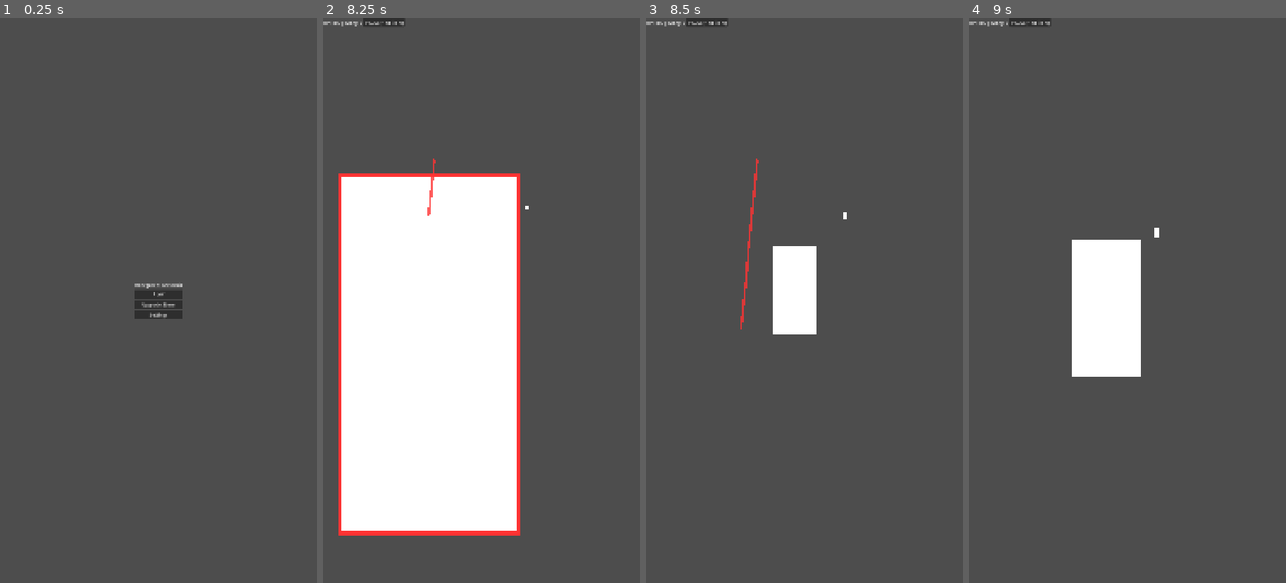
Above: before the commit, frames 1-4 (left to right).
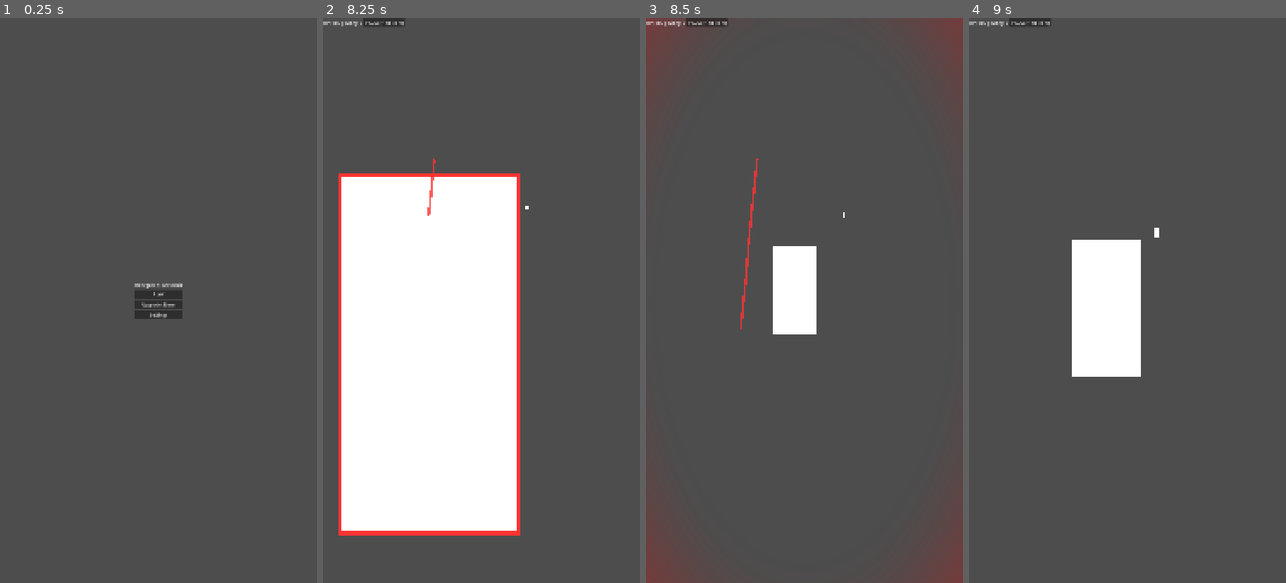
Above: after the commit, the same moments.

Repository: Tom-the-Human/Berserkir-Slice-n-Defend
Game: Godot game, scene res://Core/main.tscn
The game is run twice, just before and just after one commit, with the same random seed, the same clock (stepped at 60 frames per second) and the same inputs.
Inputs (mouse positions are in pixels of both pictures, inside the frame that each line leads up to):
- Up to frame 1 (0.25 s): no input
- Up to frame 2 (8.25 s): click "PLAY" at 0.5 s; click "PAUSE(find icon!)" at 1.25 s; click "Resume" at 2 s; tap Enter at 2.75 s; move the mouse to (551, 272) at 2.77 s; click (551, 272) at 2.92 s; tap Space at 3.5 s; drag from (418, 328) to (538, 193) at 3.52 s; move the mouse to (513, 176) at 4.27 s; click (513, 176) at 4.42 s; drag from (465, 413) to (386, 215) at 5.02 s; move the mouse to (576, 385) at 5.77 s; click (576, 385) at 5.92 s; drag from (386, 215) to (433, 159) at 6.52 s; move the mouse to (497, 300) at 7.27 s; click (497, 300) at 7.42 s; drag from (433, 159) to (418, 328) at 8.02 s
- Up to frame 3 (8.5 s): no input
- Up to frame 4 (9 s): move the mouse to (1197, 272) at 8.77 s; click (1197, 272) at 8.92 s

Frames 1-2 are identical in both runs. In frame 3, 2.1% of the frame differs, in the area x 0-100%, y 0-100%; in frame 4, nothing differs.

Commit message:
added VFX for shield cut and player damage

Diff:
--- a/Core/main.gd
+++ b/Core/main.gd
@@ -10,6 +10,9 @@
 @onready var stats_label = %StatsLabel # shown at game over (probably rename)
 
 @onready var screen_blood = $UIManager/ScreenBlood
+@onready var damage_flash = $UIManager/DamageFlash
+@onready var camera = $Camera2D
+var current_shake_strength := 0.0
 
 var player_health := Global.max_health
 
@@ -30,6 +33,16 @@
 	game_over_screen.hide()
 	upgrade_store.hide()
 	main_menu.show()
+
+func _process(delta: float) -> void:
+	if current_shake_strength > 0:
+		# random offset camera by current strength
+		camera.offset = Vector2(
+			randf_range(-current_shake_strength, current_shake_strength),
+			randf_range(-current_shake_strength, current_shake_strength)
+		)
+		# rapidly degrade back to 0,0
+		current_shake_strength = lerpf(current_shake_strength, 0.0, 15.0 * delta)
 
 
 func start_new_run() -> void:
@@ -88,8 +101,29 @@
 		game_over_screen.show()
 
 	player_health -= damage
+	trigger_player_hit_vfx()
 	# debug/placeholder
 	print("Hit! Player health now ", player_health)
+
+func trigger_player_hit_vfx() -> void:
+	var health_ratio: float = float(player_health) / float(Global.max_health)
+	# invert so 1.0 means dead, 0.0 means full health
+	var missing_health_ratio := 1.0 - health_ratio
+
+	# screen shake
+	current_shake_strength = 10.0 + (40.0 * missing_health_ratio) # tweak!
+
+	# damage flash
+	var dynamic_radius := lerpf(0.5, 0.0, missing_health_ratio)
+	damage_flash.material.set_shader_parameter("vignette_radius", dynamic_radius)
+	damage_flash.show()
+	var tween = create_tween()
+	# fade out is in secs, make very fast!
+	tween.tween_method(
+		func(val: float): damage_flash.material.set_shader_parameter("intensity", val),
+		1.0, 0.0, 0.3
+	)
+	tween.tween_callback(damage_flash.hide)
 
 func _on_enemy_killed() -> void:
 	run_kills += 1
--- a/Core/main.tscn
+++ b/Core/main.tscn
@@ -7,11 +7,21 @@
 [ext_resource type="PackedScene" uid="uid://bun0584ros584" path="res://Enemy-sys/peasant.tscn" id="5_okbgg"]
 [ext_resource type="PackedScene" uid="uid://r8b4i7cgbtyu" path="res://Enemy-sys/spearman.tscn" id="6_84tve"]
 [ext_resource type="Shader" uid="uid://dapbwnu5tjnlo" path="res://VFX/screen_blood.gdshader" id="7_okbgg"]
+[ext_resource type="Shader" uid="uid://be3wbsm1760l" path="res://VFX/damage_flash.gdshader" id="8_84tve"]
 
 [sub_resource type="ShaderMaterial" id="ShaderMaterial_84tve"]
 shader = ExtResource("7_okbgg")
 shader_parameter/drip_amount = 0.0
 shader_parameter/blood_color = Color(0.6, 0, 0, 1)
+
+[sub_resource type="ShaderMaterial" id="ShaderMaterial_c1vl6"]
+shader = ExtResource("8_84tve")
+shader_parameter/intensity = 0.0
+shader_parameter/vignette_radius = 0.5
+shader_parameter/vignette_softness = 0.5
+shader_parameter/color1 = Color(1, 0, 0, 1)
+shader_parameter/color2 = Color(1, 1, 1, 1)
+shader_parameter/flash_speed = 30.0
 
 [node name="Main" type="Node2D" unique_id=1991437905]
 y_sort_enabled = true
@@ -37,6 +47,24 @@
 [node name="UIManager" type="CanvasLayer" parent="." unique_id=1858374009]
 process_mode = 3
 
+[node name="ScreenBlood" type="ColorRect" parent="UIManager" unique_id=65117965]
+visible = false
+material = SubResource("ShaderMaterial_84tve")
+anchors_preset = 15
+anchor_right = 1.0
+anchor_bottom = 1.0
+grow_horizontal = 2
+grow_vertical = 2
+
+[node name="DamageFlash" type="ColorRect" parent="UIManager" unique_id=27043387]
+visible = false
+material = SubResource("ShaderMaterial_c1vl6")
+anchors_preset = 15
+anchor_right = 1.0
+anchor_bottom = 1.0
+grow_horizontal = 2
+grow_vertical = 2
+
 [node name="HUD" type="Control" parent="UIManager" unique_id=390099392]
 unique_name_in_owner = true
 visible = false
@@ -141,11 +169,12 @@
 
 [node name="GameOverScreen" type="Control" parent="UIManager" unique_id=313627088]
 unique_name_in_owner = true
-visible = false
-layout_mode = 3
-anchors_preset = 15
-anchor_right = 1.0
-anchor_bottom = 1.0
+layout_mode = 3
+anchors_preset = 8
+anchor_left = 0.5
+anchor_top = 0.5
+anchor_right = 0.5
+anchor_bottom = 0.5
 grow_horizontal = 2
 grow_vertical = 2
 
@@ -178,9 +207,15 @@
 [node name="UpgradeStore" type="Control" parent="UIManager" unique_id=39273100]
 unique_name_in_owner = true
 layout_mode = 3
-anchors_preset = 0
-offset_right = 40.0
-offset_bottom = 40.0
+anchors_preset = 8
+anchor_left = 0.5
+anchor_top = 0.5
+anchor_right = 0.5
+anchor_bottom = 0.5
+grow_horizontal = 2
+grow_vertical = 2
+size_flags_horizontal = 4
+size_flags_vertical = 4
 
 [node name="VBoxContainer" type="VBoxContainer" parent="UIManager/UpgradeStore" unique_id=563822460]
 layout_mode = 0
@@ -215,14 +250,8 @@
 layout_mode = 2
 text = "Back"
 
-[node name="ScreenBlood" type="ColorRect" parent="UIManager" unique_id=65117965]
-visible = false
-material = SubResource("ShaderMaterial_84tve")
-anchors_preset = 15
-anchor_right = 1.0
-anchor_bottom = 1.0
-grow_horizontal = 2
-grow_vertical = 2
+[node name="Camera2D" type="Camera2D" parent="." unique_id=923471005]
+anchor_mode = 0
 
 [connection signal="pressed" from="UIManager/HUD/MarginContainer/HBoxContainer/PauseButton" to="." method="_on_pause_button_pressed"]
 [connection signal="pressed" from="UIManager/MainMenu/VBoxContainer/PlayButton" to="." method="_on_play_button_pressed"]
--- a/Enemy-sys/enemy.gd
+++ b/Enemy-sys/enemy.gd
@@ -13,6 +13,7 @@
 
 @onready var polygon_node: Polygon2D = $Body/Polygon2D
 @export var blood_spray_scene: PackedScene
+@export var wood_spray_scene: PackedScene
 
 # hit zone entered outline
 var outline_line: Line2D
@@ -87,10 +88,18 @@
 	# check for shield
 	var shield = get_node_or_null("Shield")
 	if remaining_pierces > 0 and shield and not shield.is_broken:
-		var hit_shield = shield.apply_cut(swipe_points, swipe_dir)
-		if hit_shield:
+		var hit_shield_rb = shield.apply_cut(swipe_points, swipe_dir)
+		if hit_shield_rb:
 			remaining_pierces -= 1
 			parts_hit += 1
+			if wood_spray_scene:
+				var splinters = wood_spray_scene.instantiate()
+				var cut_pos = Geometry2D.get_closest_point_to_segment(shield.global_position, swipe_points[0], swipe_points[-1])
+
+				hit_shield_rb.add_child(splinters)
+				splinters.global_position = cut_pos
+				splinters.z_index = hit_shield_rb.z_index + 1
+				splinters.spray(swipe_dir, scale.x)
 
 	# check for armor
 	var armor = get_node_or_null("Armor")
--- a/Enemy-sys/enemy.tscn
+++ b/Enemy-sys/enemy.tscn
@@ -2,11 +2,13 @@
 
 [ext_resource type="Script" uid="uid://cdngpna4tpe23" path="res://Enemy-sys/enemy.gd" id="1_h4rym"]
 [ext_resource type="Script" uid="uid://rs36gbbcnll6" path="res://Enemy-sys/sliceable_part.gd" id="2_qhfmm"]
+[ext_resource type="PackedScene" uid="uid://cr7auwplc84t6" path="res://VFX/wood_spray.tscn" id="3_ao7r4"]
 [ext_resource type="PackedScene" uid="uid://dw3ydbmyle5o5" path="res://VFX/blood_spray.tscn" id="3_m1veg"]
 
 [node name="Enemy" type="Area2D" unique_id=1703952146 groups=["enemies"]]
 script = ExtResource("1_h4rym")
 blood_spray_scene = ExtResource("3_m1veg")
+wood_spray_scene = ExtResource("3_ao7r4")
 
 [node name="CollisionPolygon2D" type="CollisionPolygon2D" parent="." unique_id=2022778578]
 polygon = PackedVector2Array(-32, -64, 32, -64, 32, 64, -32, 64)
--- a/VFX/blood_spray.gd
+++ b/VFX/blood_spray.gd
@@ -1,11 +1,11 @@
 extends CPUParticles2D
 
-func spray(swipe_dir: Vector2, body_scale: float) -> void:
+func spray(swipe_dir: Vector2, enemy_scale: float) -> void:
 	# scale and velocity (tweak!)
-	scale_amount_min = 2.0 * body_scale
-	scale_amount_max = 4.0 * body_scale
-	initial_velocity_min = 400.0 * body_scale
-	initial_velocity_max = 800.0 * body_scale
+	scale_amount_min = 2.0 * enemy_scale
+	scale_amount_max = 4.0 * enemy_scale
+	initial_velocity_min = 400.0 * enemy_scale
+	initial_velocity_max = 800.0 * enemy_scale
 
 	# convert swipe vector to angle
 	direction = swipe_dir
--- /dev/null
+++ b/VFX/damage_flash.gdshader
@@ -0,0 +1,31 @@
+shader_type canvas_item;
+
+uniform float intensity : hint_range(0.0, 1.0) = 0.0;
+uniform float vignette_radius : hint_range(0.0, 1.0) = 0.5;
+uniform float vignette_softness : hint_range(0.0, 1.0) = 0.5;
+
+// Colors to rapidly flash between
+uniform vec4 color1 : source_color = vec4(1.0, 0.0, 0.0, 1.0); // Red
+uniform vec4 color2 : source_color = vec4(1.0, 1.0, 1.0, 1.0); // White
+
+// How fast it alternates (higher = faster strobe)
+uniform float flash_speed = 30.0;
+
+void fragment() {
+    // 1. Calculate distance from the exact center of the screen (0.5, 0.5)
+    float dist = distance(UV, vec2(0.5, 0.5));
+
+    // 2. Create the vignette ring based on radius and softness
+    float vignette = smoothstep(vignette_radius, vignette_radius + vignette_softness, dist);
+
+    // 3. Create the strobe effect
+    // fract() loops from 0.0 to 1.0 based on TIME * speed.
+    // step(0.5, ...) turns that smooth loop into a hard 0 or 1 snap!
+    float flash_mix = step(0.5, fract(TIME * flash_speed));
+
+    // 4. Snap between Red and White based on the strobe
+    vec4 flash_color = mix(color1, color2, flash_mix);
+
+    // 5. Apply the colors, masked by the vignette and the tweened intensity
+    COLOR = vec4(flash_color.rgb, flash_color.a * vignette * intensity);
+}
--- /dev/null
+++ b/VFX/wood_spray.tscn
@@ -0,0 +1,13 @@
+[gd_scene format=3 uid="uid://cr7auwplc84t6"]
+
+[ext_resource type="Script" uid="uid://hvrd4otk1aj2" path="res://wood_spray.gd" id="1_bbiug"]
+
+[node name="WoodSpray" type="CPUParticles2D" unique_id=351144879]
+emitting = false
+lifetime = 0.5
+one_shot = true
+explosiveness = 0.97
+angle_min = -720.0
+angle_max = 720.0
+color = Color(0.54509807, 0.3529412, 0.16862746, 1)
+script = ExtResource("1_bbiug")
--- /dev/null
+++ b/default_bus_layout.tres
@@ -0,0 +1,27 @@
+[gd_resource type="AudioBusLayout" format=3 uid="uid://dbqm0o7wm67k7"]
+
+[resource]
+bus/1/name = &"Music"
+bus/1/solo = false
+bus/1/mute = false
+bus/1/bypass_fx = false
+bus/1/volume_db = 0.0
+bus/1/send = &"Master"
+bus/2/name = &"Ambiance"
+bus/2/solo = false
+bus/2/mute = false
+bus/2/bypass_fx = false
+bus/2/volume_db = 0.0
+bus/2/send = &"Master"
+bus/3/name = &"SFX"
+bus/3/solo = false
+bus/3/mute = false
+bus/3/bypass_fx = false
+bus/3/volume_db = 0.0
+bus/3/send = &"Master"
+bus/4/name = &"Footsteps"
+bus/4/solo = false
+bus/4/mute = false
+bus/4/bypass_fx = false
+bus/4/volume_db = 0.0
+bus/4/send = &"SFX"
--- /dev/null
+++ b/wood_spray.gd
@@ -0,0 +1,17 @@
+extends CPUParticles2D
+
+
+func spray(swipe_dir: Vector2, enemy_scale: float) -> void:
+	# scale and velocity
+	scale_amount_min = 2.0 * enemy_scale
+	scale_amount_max = 6.0 * enemy_scale
+	initial_velocity_min = 500.0 * enemy_scale
+	initial_velocity_max = 900.0 * enemy_scale
+
+	direction = swipe_dir
+	spread = 35.0
+
+	emitting = true
+
+	await get_tree().create_timer(lifetime + 0.1).timeout
+	queue_free()
Not shown, added: VFX/damage_flash.gdshader.uid
Not shown, added: wood_spray.gd.uid
